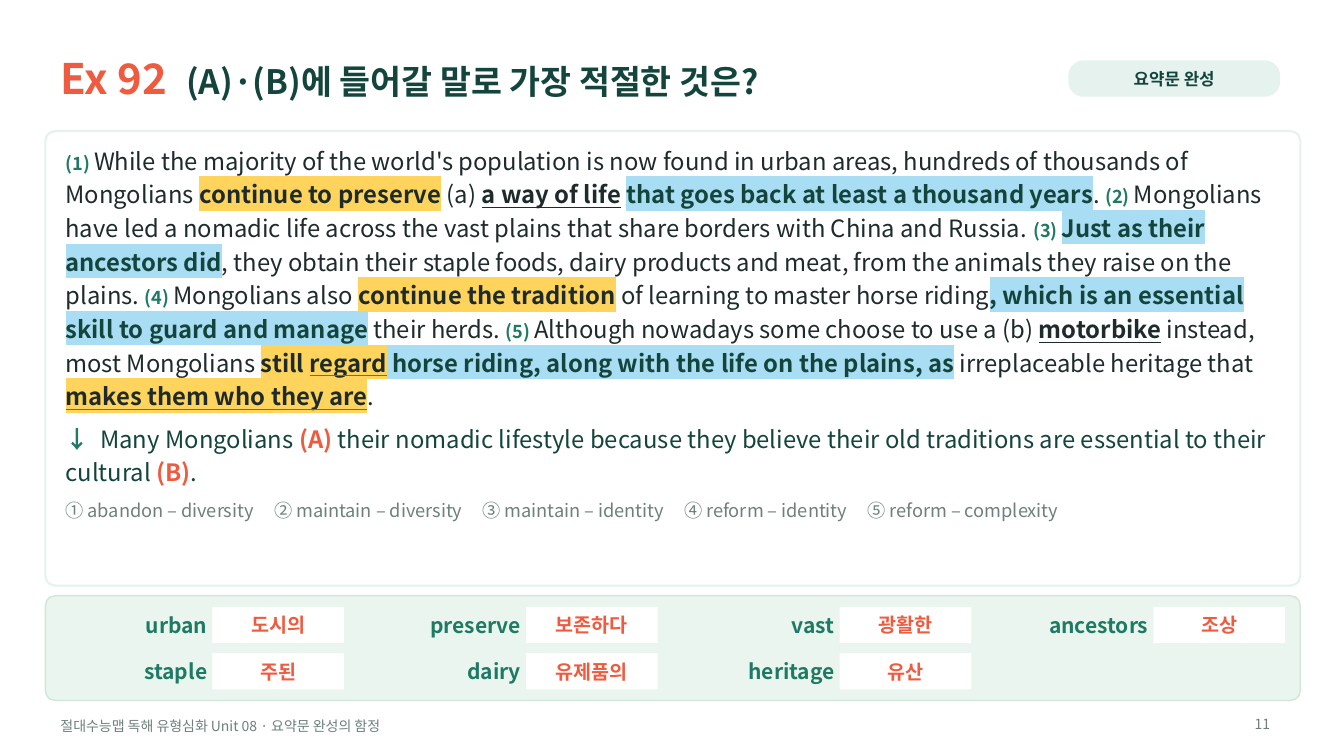
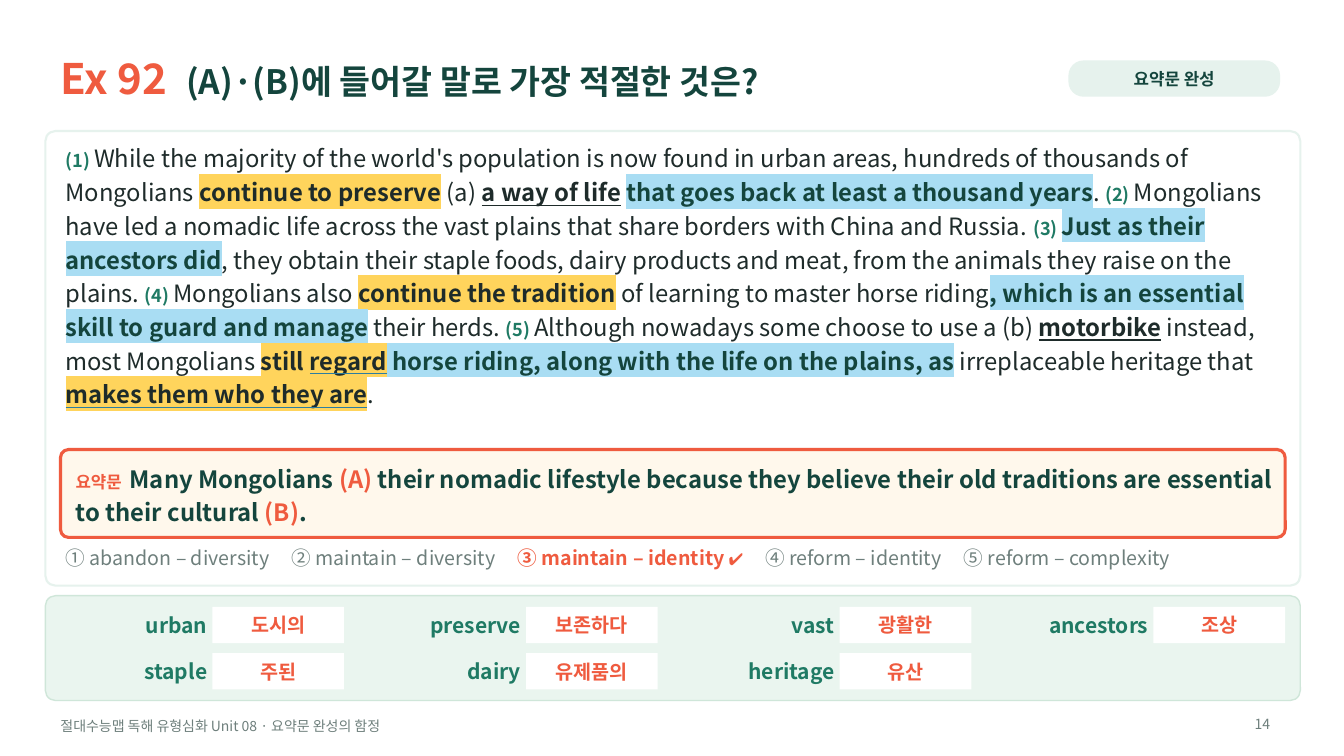
Before and after one commit to HUFSDavid/HUFSDavid, a slide deck: slide 14 of 절대수능맵_독해유형심화_Unit08_수업PPT.pptx (slide 11 before the commit). Drawn at 1344x756 pixels with LibreOffice and Linux fonts; fonts in the diff are those of the drawing. Boxes give left, top, right and bottom in pixels: in the first picture for what was removed or moved away, otherwise in the second. Text is boxed around its words. In the diff, an @@ line names an element or a change of style, - is before the commit and + after.

```diff
--- a/절대수능맵_독해유형심화_Unit08_수업PPT.pptx
+++ b/절대수능맵_독해유형심화_Unit08_수업PPT.pptx
@@ text at <box>66,428,1266,521</box>: paragraphs removed @@
-↓ Many Mongolians (A) their nomadic lifestyle because they believe their old traditions are essential to their cultural (B).
-① abandon – diversity ② maintain – diversity ③ maintain – identity ④ reform – identity ⑤ reform – complexity
@@ rounded rectangle added at <box>60,450,1286,537</box>, fill #FFF8EC, outline #EF5B3F 2.25 pt @@
@@ text added at <box>76,468,1272,526</box>, 17 pt, text #14453D, bold @@
+요약문 Many Mongolians (A) their nomadic lifestyle because they believe their old traditions are essential to their cultural (B).
@@ text added at <box>66,548,1170,570</box>, 14 pt, text #6E7F7C @@
+① abandon – diversity ② maintain – diversity ③ maintain – identity ✔ ④ reform – identity ⑤ reform – complexity
@@ page number at <box>1255,719,1271,729</box>: text changed @@
-11
+14
```
Also in this commit, not shown: 13 other slides changed, 5 slides added, 2 slides removed, 5 other files.
